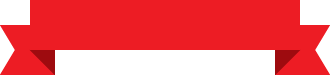
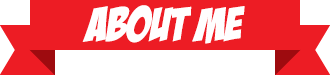
Layered file, before and after one edit (330x75). Changes by layer:
added layer "about me" above "Layer 2" over box(82, 5, 245, 44)
